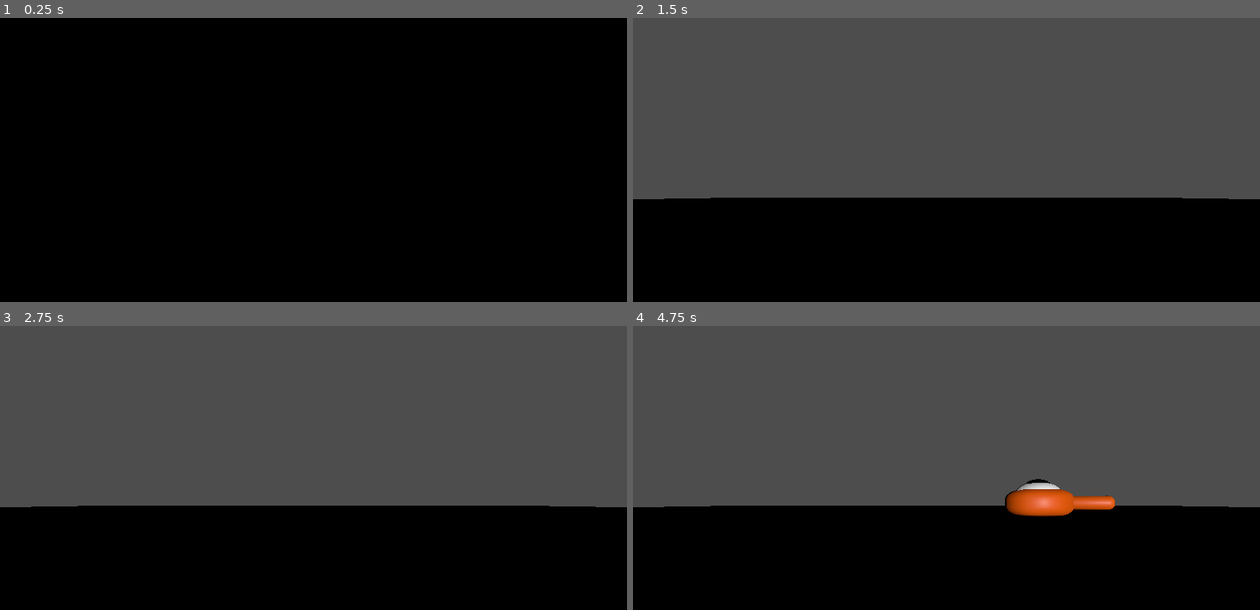
Above: before the commit, frames 1-4 (two rows, left to right).
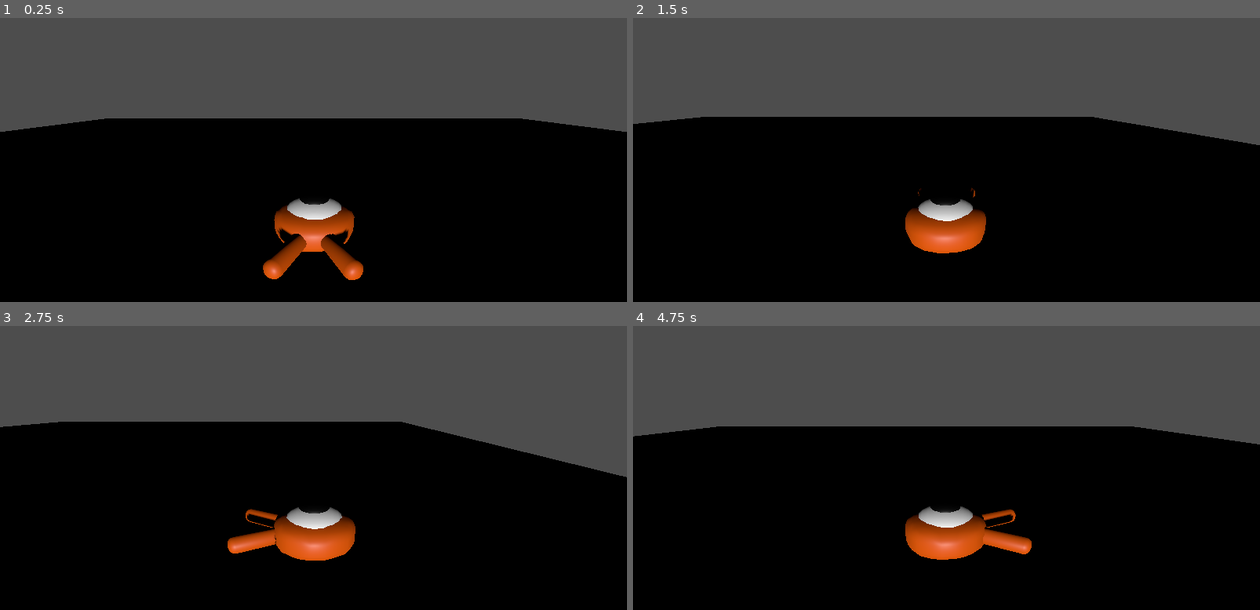
Above: after the commit, the same moments.

Repository: EagerBeaver98/jans-bugs
Game: Godot game, scene res://main.tscn
The game is run twice, just before and just after one commit, with the same random seed, the same clock (stepped at 60 frames per second) and the same inputs.
Inputs:
- Up to frame 1 (0.25 s): no input
- Up to frame 2 (1.5 s): tap Enter at 0.5 s; hold D (move_right) 0.53-1.28 s; hold S (move_back) from 1.28 s (still down)
- Up to frame 3 (2.75 s): tap Space at 2 s; release S (move_back) at 2.03 s; hold D (move_right) from 2.03 s (still down)
- Up to frame 4 (4.75 s): release D (move_right) at 2.78 s; hold W (move_forward) 2.78-3.53 s; hold A (move_left) from 3.53 s (still down)

The runs differ from the first frame. In frame 1, 39% of the frame differs, in the area x 0-100%, y 0-93%; in frame 2, 29%; in frame 3, 29%; in frame 4, 30%.

Commit message:
Added camera tied to player and fixed movement bug

Diff:
--- a/main.tscn
+++ b/main.tscn
@@ -25,6 +25,5 @@
 
 [node name="Player" parent="." instance=ExtResource("1_ig7tw")]
 
-[node name="CameraPivot" type="Marker3D" parent="."]
-
-[node name="Camera3D" type="Camera3D" parent="CameraPivot"]
+[node name="Camera3D" type="Camera3D" parent="Player"]
+transform = Transform3D(1, 0, 0, 0, 0.9140063, 0.4057, 0, -0.4057, 0.9140063, 0, 2.9817133, 5.106959)
--- a/player.gd
+++ b/player.gd
@@ -10,7 +10,7 @@
 
 	if Input.is_action_pressed("move_forward"):
 		input_direction.z -= 1
-	if Input.is_action_pressed("move_backward"):
+	if Input.is_action_pressed("move_back"):
 		input_direction.z += 1
 	if Input.is_action_pressed("move_left"):
 		input_direction.x -= 1
